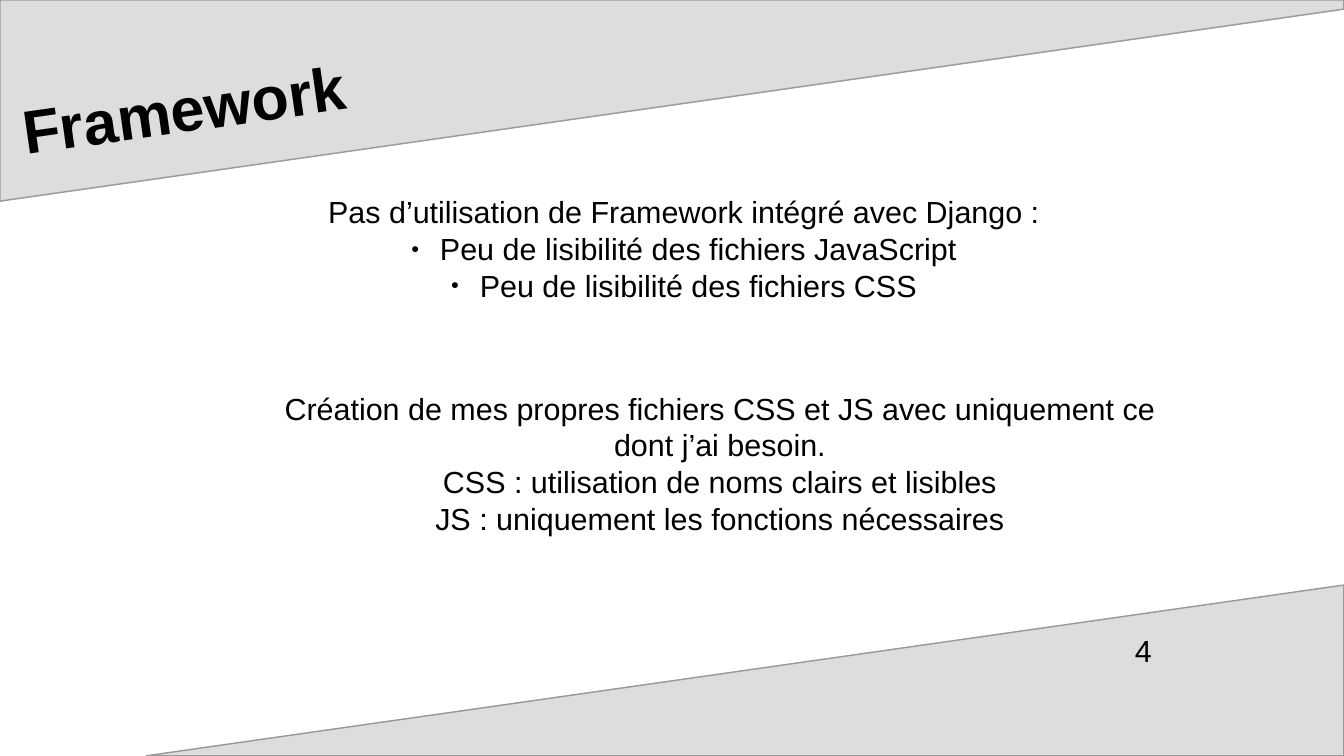
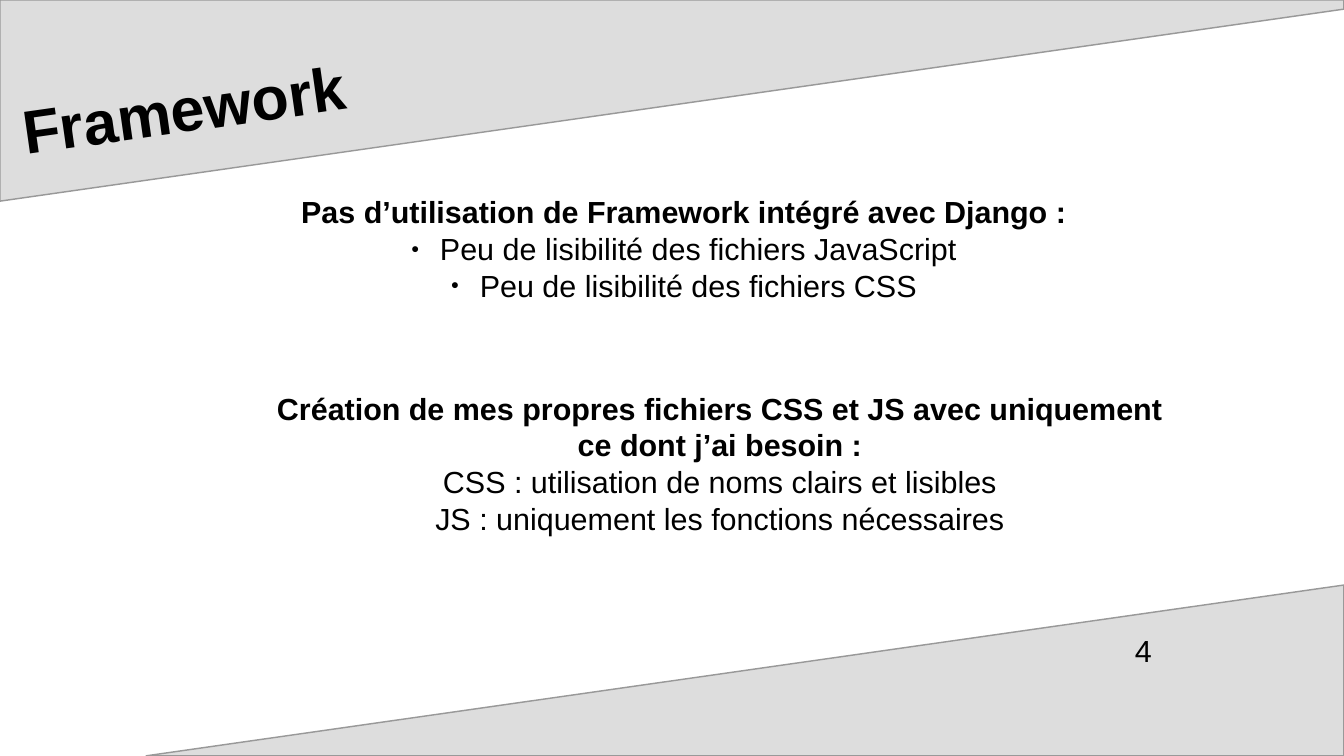
Before and after one commit to mcourte/OC_Projet9, a slide deck: slide 4 of ppt_soutenance.odp. Drawn at 1344x756 pixels with LibreOffice and Linux fonts; fonts in the diff are those of the drawing; background and template pictures are left out. Boxes give left, top, right and bottom in pixels: in the first picture for what was removed or moved away, otherwise in the second. Text is boxed around its words. In the diff, an @@ line names an element or a change of style, - is before the commit and + after.

```diff
--- a/ppt_soutenance.odp
+++ b/ppt_soutenance.odp
@@ text at [301, 200, 1047, 229]: bold on in "Pas d’utilisation de Framework intégré avec Django ..." @@
@@ text at [277, 397, 1161, 462]: text changed; bold on @@
-Création de mes propres fichiers CSS et JS avec uniquement ce dont j’ai besoin.
+Création de mes propres fichiers CSS et JS avec uniquement ce dont j’ai besoin :
```
Also in this commit, not shown: 6 other slides changed, 1 slide added.
